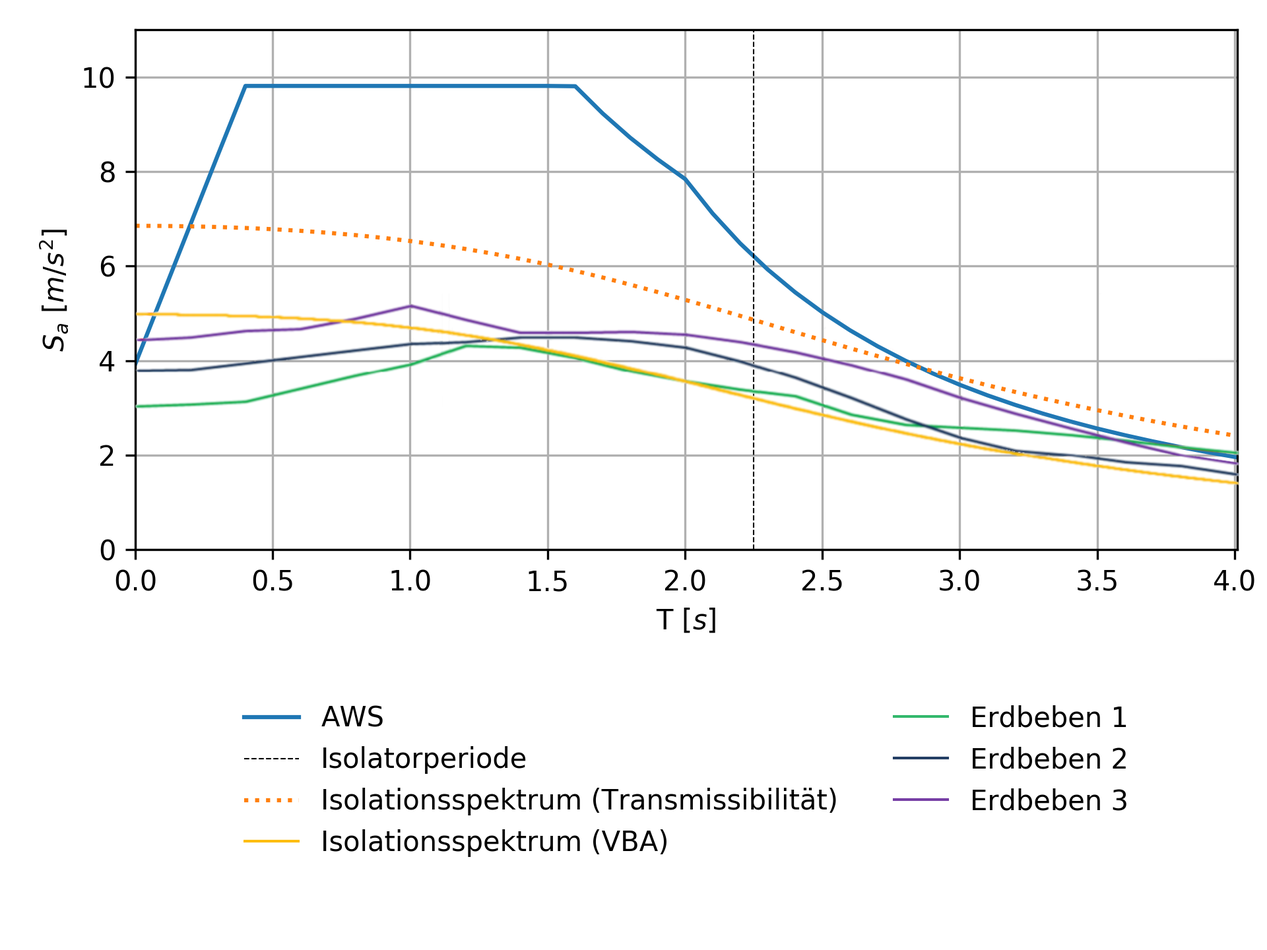
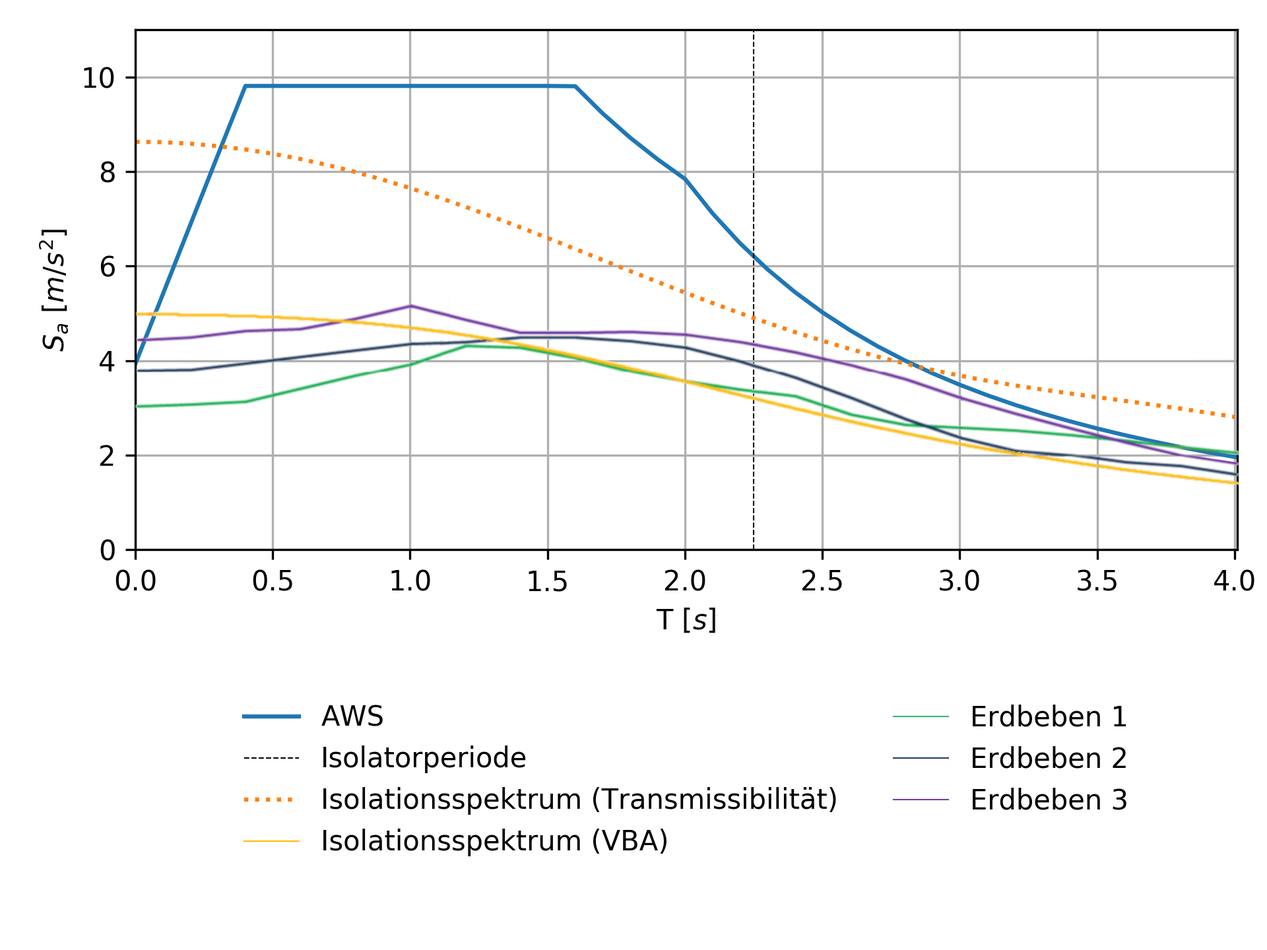
Layers edited between the first and the second 1267 x 950 image:
painted on "Isolation_2.png" over [136, 139, 1236, 857]
